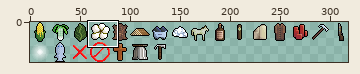
Sprite sheet -- tiles/commodities20.png. Above, an overview of the earlier version with the close-up marked.
Close-up. As it was:
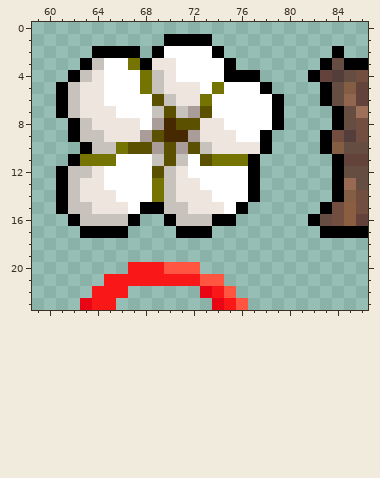
The file is 320x40 pixels. Pixels under 10% opacity are left out. Colours within 5 levels of each other are drawn and written as one. Shown: x 59..86, y 0..23. The wide view leaves out empty margins.
After:
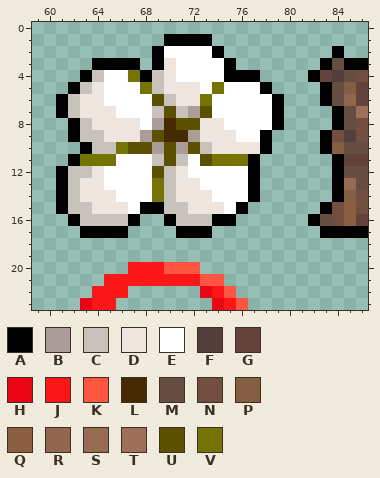
Palette (. is transparent): A #000000  B #aa9d99  C #c8c2bc  D #eee6de  E #ffffff  F #533e3b  G #62423b  H #ea0514  J #fa1717  K #ff5541  L #462801  M #664d42  N #724e41  P #845e43  Q #8b5e42  R #92654f  S #996a53  T #9f7059  U #5a5000  V #757301
Log entry: Update cotton20 icon.
Difference:
@@ x 59..71 @@
  1 ...........AA
- 2 .....AAAA.AEE
- 3 ....ACEEVADDE
- 4 ...ACDEEEVCDE
- 5 ..ACDDEEEVCDD
+ 2 ..........AEE
+ 3 .....AAAA.ADE
+ 4 ....ACEEVACDE
+ 5 ...ACDEEEVCDD
  6 ..ACDDEEEEUCD
Changed places in both close-ups, as pixel boxes (x1, y1, x2, y2):
changed: (56, 46, 164, 94)
